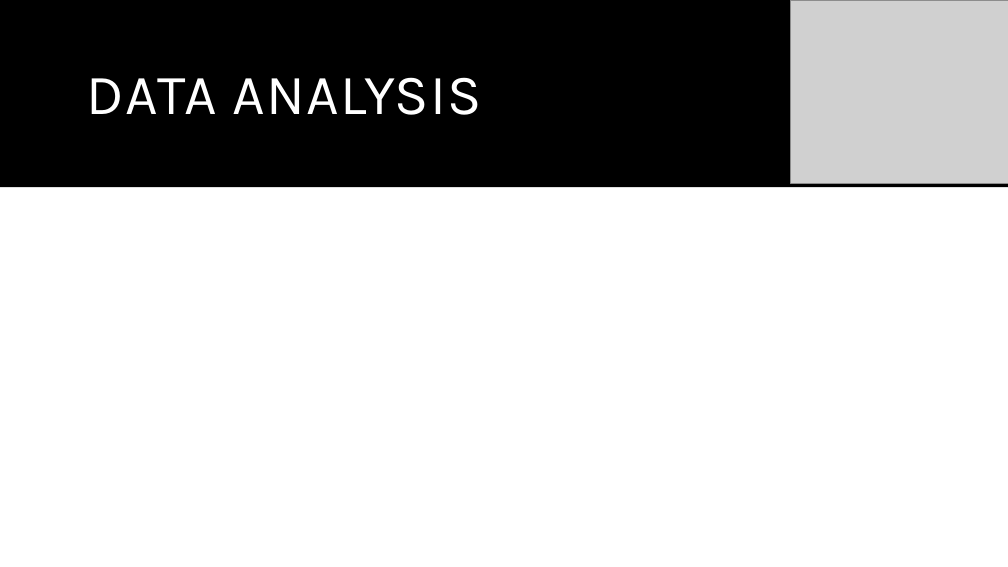
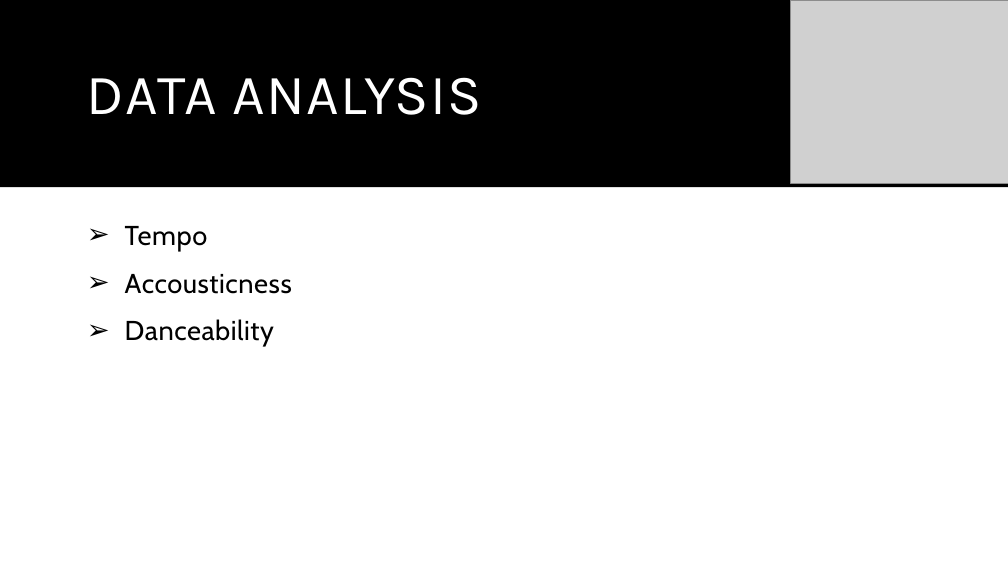
Before and after one commit to shchee5/TurnUptheData, a slide deck: slide 6 of Turn Up The Data.pptx. Drawn at 1008x567 pixels with LibreOffice and Linux fonts; fonts in the diff are those of the drawing; grey boxes stand for pictures. Boxes give left, top, right and bottom in pixels: in the first picture for what was removed or moved away, otherwise in the second. Text is boxed around its words. In the diff, an @@ line names an element or a change of style, - is before the commit and + after.

Commit message:
added initial analysis and base dataframe

```diff
--- a/Turn Up The Data.pptx
+++ b/Turn Up The Data.pptx
@@ text added at (125, 226, 292, 347), 26 pt, text #000000 @@
+➢ Tempo
+➢ Accousticness
+➢ Danceability
```
Also in this commit, not shown: 2 other slides changed.
